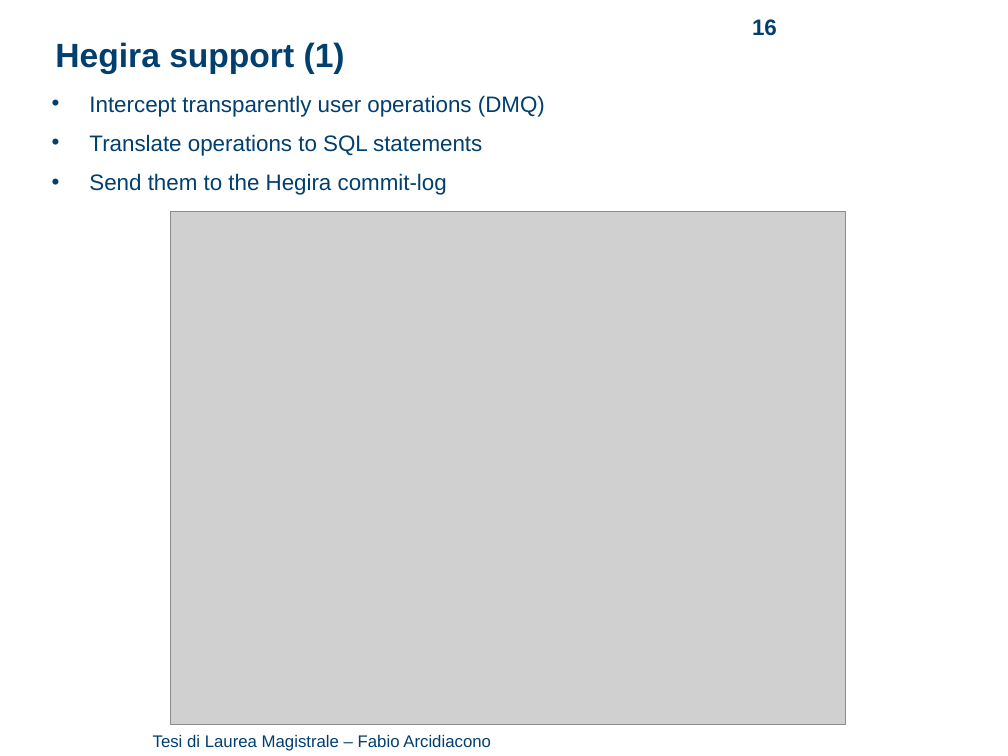
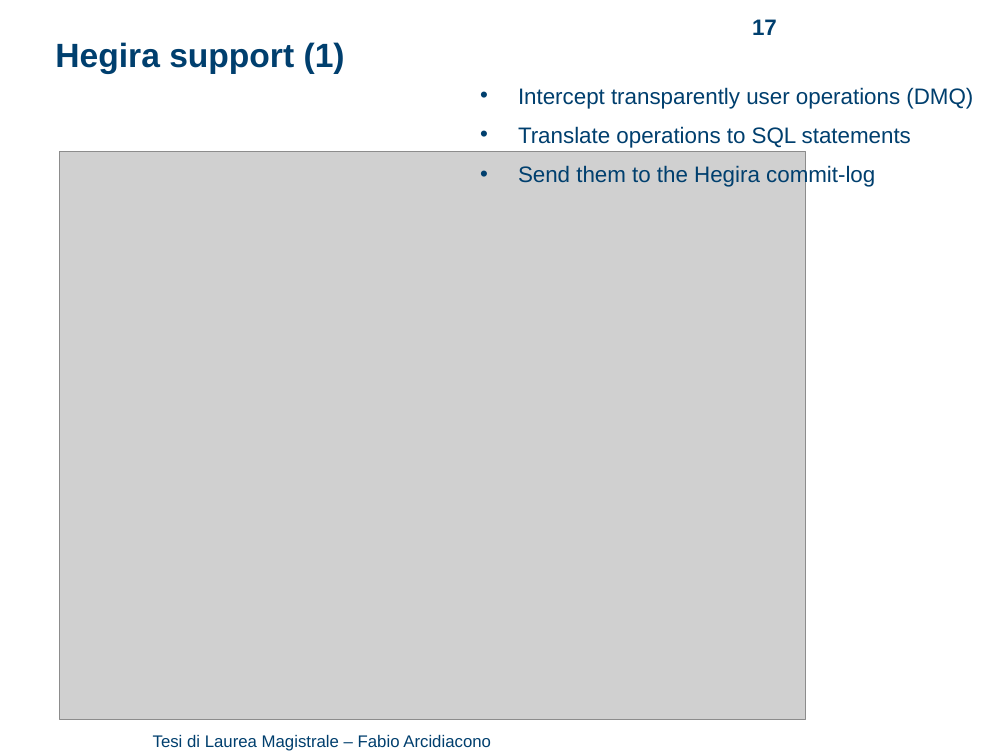
Before and after one commit to arci/thesis, a slide deck: slide 17 of presentation/ThesisPresentation.ppt (slide 16 before the commit). Drawn at 1008x756 pixels with LibreOffice and Linux fonts; fonts in the diff are those of the drawing; grey boxes stand for pictures; background and template pictures are left out. Boxes give left, top, right and bottom in pixels: in the first picture for what was removed or moved away, otherwise in the second. Text is boxed around its words. In the diff, an @@ line names an element or a change of style, - is before the commit and + after.

```diff
--- a/presentation/ThesisPresentation.ppt
+++ b/presentation/ThesisPresentation.ppt
@@ page number at (752,19,777,35): text changed @@
-16
+17
@@ text "Intercept transparently user operations (DMQ)": place and size @@
-text "Intercept transparently user operations (DMQ)" at (89,95,545,195)
+text "Intercept transparently user operations (DMQ)" at (518,87,973,187)
@@ picture: place and size @@
-picture at (170,212,845,726)
+picture at (59,151,805,720)
```
Also in this commit, not shown: 7 other slides changed, 2 slides added, 1 slide removed, 2 other files.
